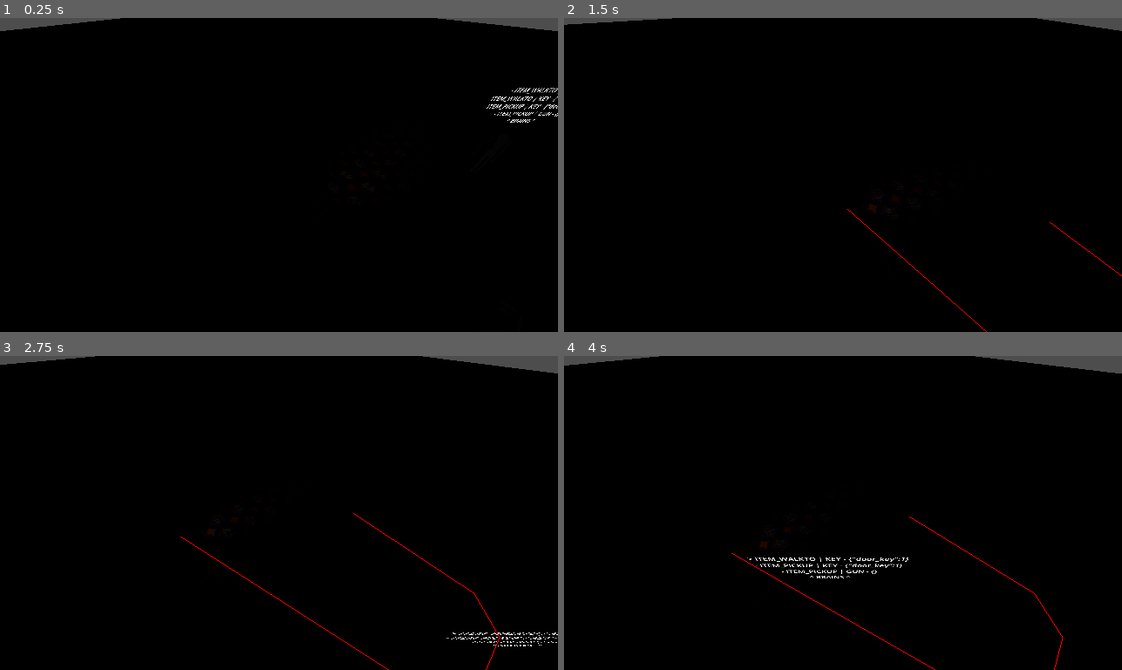
Above: before the commit, frames 1-4 (two rows, left to right).
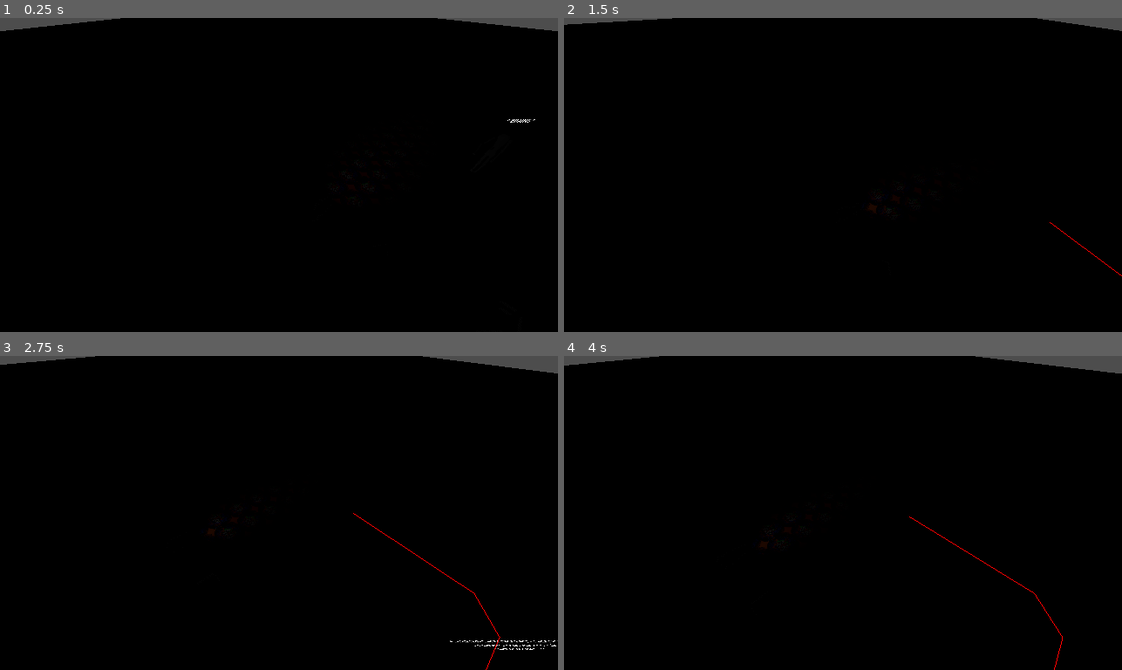
Above: after the commit, the same moments.

Repository: officialErnests/mut-4rr-
Game: Godot game, scene res://Scenes/test.tscn
The game is run twice, just before and just after one commit, with the same random seed, the same clock (stepped at 60 frames per second) and the same inputs.
Inputs (mouse positions are in pixels of both pictures, inside the frame that each line leads up to):
- Up to frame 1 (0.25 s): no input
- Up to frame 2 (1.5 s): tap Enter at 0.5 s; move the mouse to (965, 159) at 0.52 s; hold D (right) 0.53-1.28 s; tap Q (rot_cam_left) at 0.6 s; move the mouse to (731, 190) at 1.27 s; hold S (backward) from 1.28 s (still down); tap E (rot_cam_right) at 1.35 s
- Up to frame 3 (2.75 s): move the mouse to (334, 443) at 2.02 s; release S (backward) at 2.03 s; hold D (right) from 2.03 s (still down); hold Shift (sprint) from 2.03 s (still down)
- Up to frame 4 (4 s): move the mouse to (815, 575) at 2.77 s; release D (right) at 2.78 s; release Shift (sprint) at 2.78 s; hold W (forward) 2.78-3.53 s; right-click (815, 575) at 2.85 s; move the mouse to (1010, 560) at 3.52 s; hold A (left) from 3.53 s (still down); click (1010, 560) at 3.6 s

The runs differ from the first frame. In frame 1, 0.3% of the frame differs, in the area x 86-100%, y 22-32%; in frame 2, less than 0.1%; in frame 3, 0.4%; in frame 4, 0.5%, in the area x 30-67%, y 62-100%.

Commit message:
v0.2.4.2 Picking and throwing wip - made them pickup and throw still some bugs

Diff:
--- a/Scripts/globals/enums.gd
+++ b/Scripts/globals/enums.gd
@@ -11,6 +11,7 @@
 enum Toughts {
 	KILLTIME,
 	ITEM_FIND,
+	ITEM_THROW,
 	ITEM_PICKUP,
 	ITEM_WALKTO,
 	FINDROOM,
--- a/Scripts/npc/main/npc_master.gd
+++ b/Scripts/npc/main/npc_master.gd
@@ -5,6 +5,8 @@
 func _ready():
 	initNpcList()
 	await get_tree().create_timer(1).timeout
+	updateNpcs()
+	await get_tree().create_timer(5).timeout
 	updateNpcs()
 
 func updateNpcs():
--- a/Scripts/npc/npc_manager.gd
+++ b/Scripts/npc/npc_manager.gd
@@ -78,6 +78,8 @@
 				pass
 			enums.Toughts.ITEM_PICKUP:
 				print("- expanded into ITEM_WALKTO")
+				if this_node.item_manager.equiped_item:
+					this_node.priority_list.push_front(Idea.new(enums.Toughts.ITEM_THROW, object_of_intrest, object_params, this_node))
 				this_node.priority_list.push_front(Idea.new(enums.Toughts.ITEM_WALKTO, object_of_intrest, object_params, this_node))
 				print(global.arrToStr(this_node.priority_list, 2))
 			enums.Toughts.ITEM_WALKTO:
@@ -104,15 +106,18 @@
 	# returns true if idea is executed aka no other ideas
 	func executeIdea() -> bool:
 		match tought_types:
+			enums.Toughts.ITEM_THROW:
+				this_node.item_manager.nbThrow()
+				return false
 			enums.Toughts.ITEM_PICKUP:
 				var found_item = getIteractableItems()
 				if not found_item: return false
+				if this_node.item_manager.equiped_item: return false
 				this_node.item_manager.nbThrow()
 			enums.Toughts.ITEM_WALKTO:
 				var found_item = getVisableItems()
 				if not found_item: return false
 				this_node.navigator.runTo(found_item.global_position)
-
 			_: return false
 		return true
 
--- a/Scripts/npc/npc_navigation.gd
+++ b/Scripts/npc/npc_navigation.gd
@@ -5,7 +5,7 @@
 @export var rigid_body : RigidBody3D
 @export var body: Node3D
 var running := false
-var is_in_action = true
+var is_in_action = false
 var item_mul = 1
 signal done_moving
 
